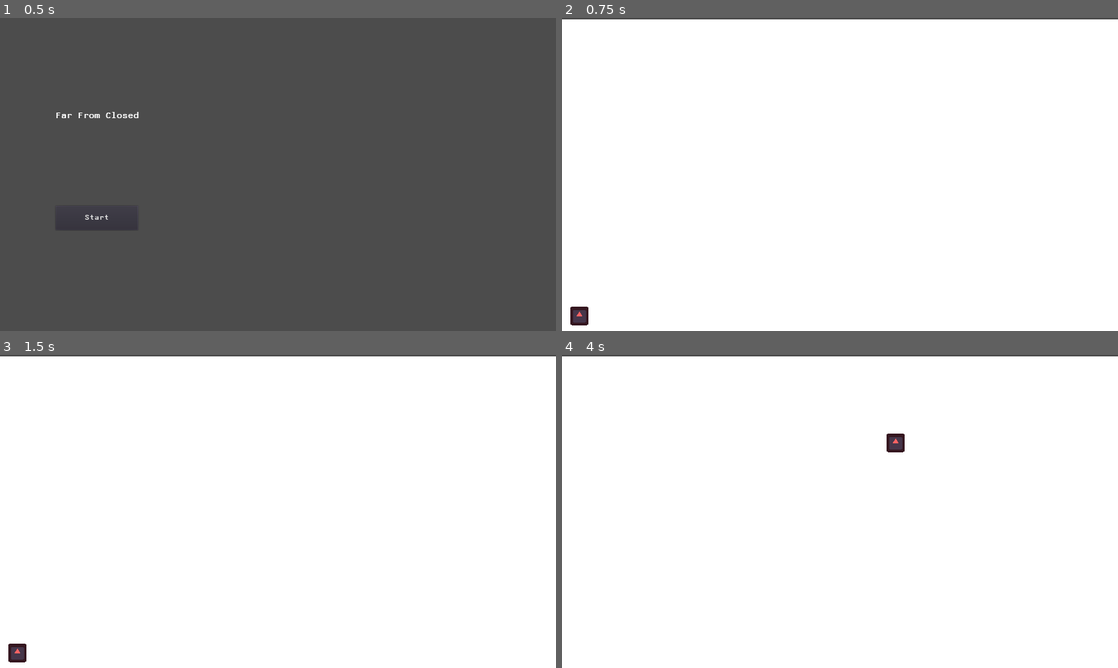
Above: before the commit, frames 1-4 (two rows, left to right).
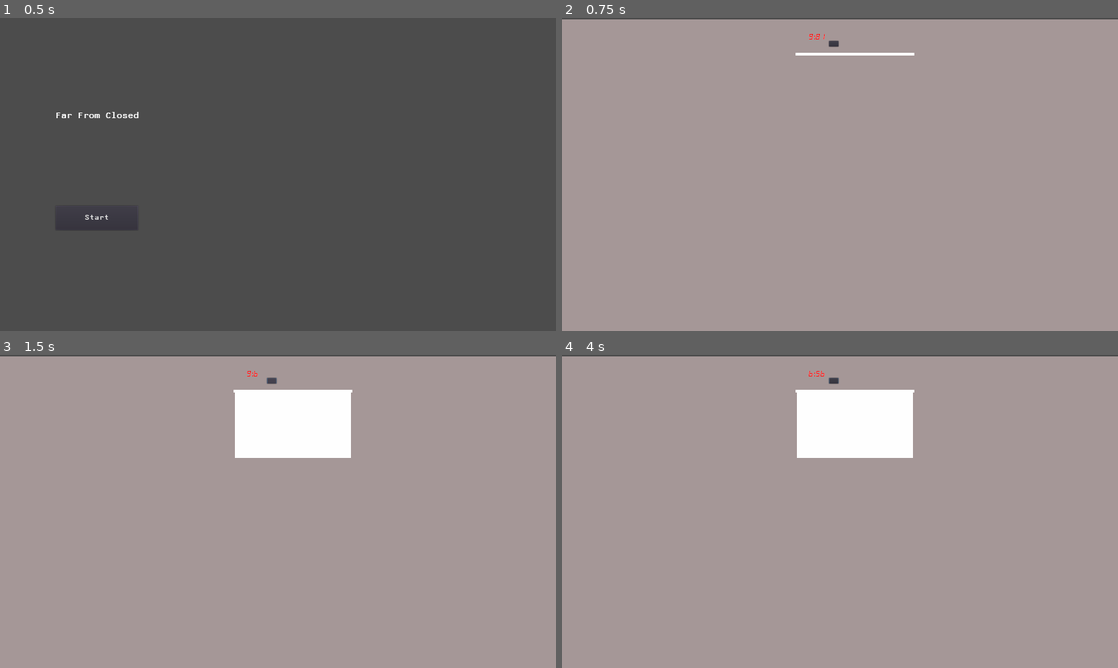
Above: after the commit, the same moments.

Repository: Pranav-Badrinathan/Close-d
Game: Godot game, scene res://scenes/StartScreen.tscn
Two runs of this game, one before a commit and one after it. Both use one fixed random seed, a clock stepped at 60 frames per second and the inputs below. The engine's default icon, where the game draws it, is replaced by a stand-in: a white triangle on a blue panel in a dark square.
Inputs (mouse positions are in pixels of both pictures, inside the frame that each line leads up to):
- Up to frame 1 (0.5 s): no input
- Up to frame 2 (0.75 s): click "Start" at 0.5 s
- Up to frame 3 (1.5 s): click (272, 380) at 1.27 s
- Up to frame 4 (4 s): click (834, 380) at 2.02 s; click (834, 380) at 2.77 s; tap Enter at 3.5 s; drag from (578, 652) to (895, 442) at 3.52 s

Frame 1 is identical in both runs. In frame 2, 99% of the frame differs, in the area x 0-100%, y 0-100%; in frame 3, 95%; in frame 4, 95%.

Commit message:
Placed door into main

Diff:
--- a/scenes/scene.tscn
+++ b/scenes/scene.tscn
@@ -1,7 +1,7 @@
 [gd_scene load_steps=4 format=2]
 
 [ext_resource path="res://scenes/Draggable.tscn" type="PackedScene" id=1]
-[ext_resource path="res://icon.png" type="Texture" id=2]
+[ext_resource path="res://scenes/Door.tscn" type="PackedScene" id=2]
 [ext_resource path="res://square.png" type="Texture" id=3]
 
 [node name="Node2D" type="Node2D"]
@@ -11,12 +11,14 @@
 }
 
 [node name="Sprite" type="Sprite" parent="."]
+modulate = Color( 0.65098, 0.596078, 0.596078, 1 )
 position = Vector2( 449, 544 )
 scale = Vector2( 1920, 1080 )
 texture = ExtResource( 3 )
 
 [node name="Area2D" parent="." instance=ExtResource( 1 )]
 position = Vector2( -452, 1028 )
-image = ExtResource( 2 )
 
 [node name="Area2D2" type="Area2D" parent="."]
+
+[node name="Door" parent="." instance=ExtResource( 2 )]
